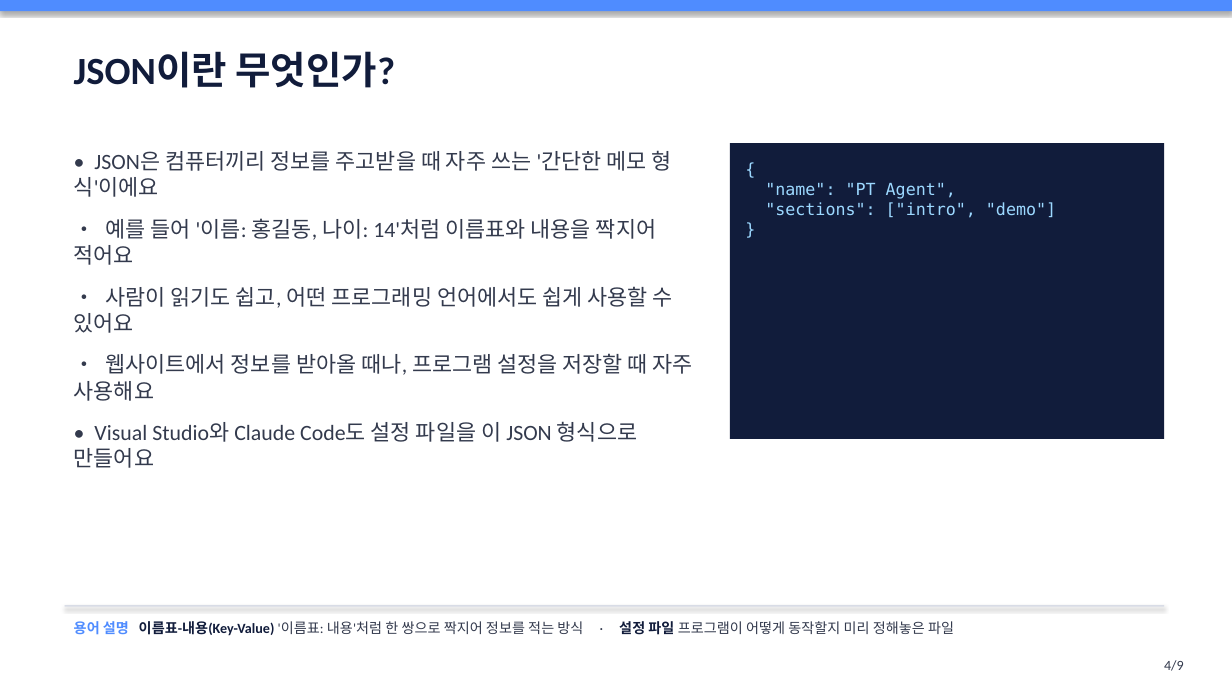
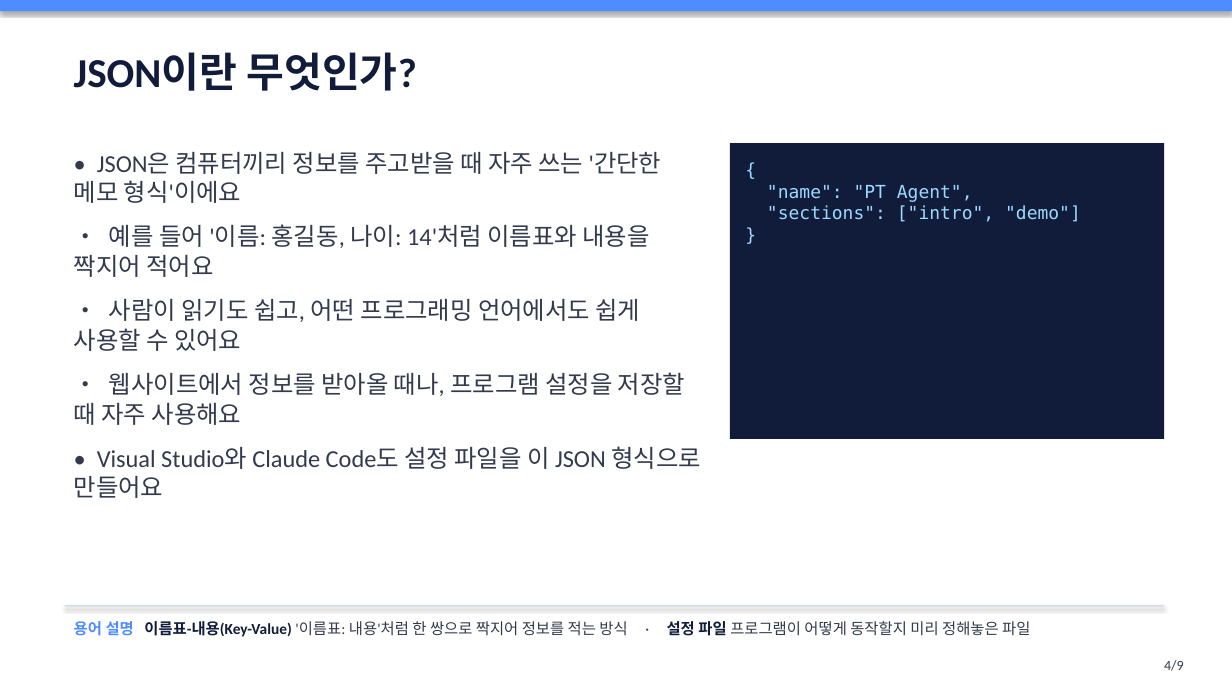
Before and after one commit to oysking55-ctrl/pt-agent, a slide deck: slide 4 of docs/01-visual-studio-agent/slides.pptx. Drawn at 1232x693 pixels with LibreOffice and Linux fonts; fonts in the diff are those of the drawing. Boxes give left, top, right and bottom in pixels: in the first picture for what was removed or moved away, otherwise in the second. Text is boxed around its words. In the diff, an @@ line names an element or a change of style, - is before the commit and + after.

```diff
--- a/docs/01-visual-studio-agent/slides.pptx
+++ b/docs/01-visual-studio-agent/slides.pptx
@@ text "JSON이란 무엇인가?" at bbox=[74, 52, 417, 91]: size 30 to 32 pt @@
@@ text "• JSON은 컴퓨터끼리 정보를 주고받을 ..." at bbox=[74, 152, 701, 498]: size 17 to 19 pt @@
@@ rectangle "{" at bbox=[730, 143, 1165, 439]: size 13 to 14 pt @@
@@ text "용어 설명 이름표-내용(Key-Value) '이름표: 내용'처럼 ..." at bbox=[74, 621, 1030, 637]: size 11 to 12 pt @@
```
Also in this commit, not shown: 8 other slides changed, 10 other files.
